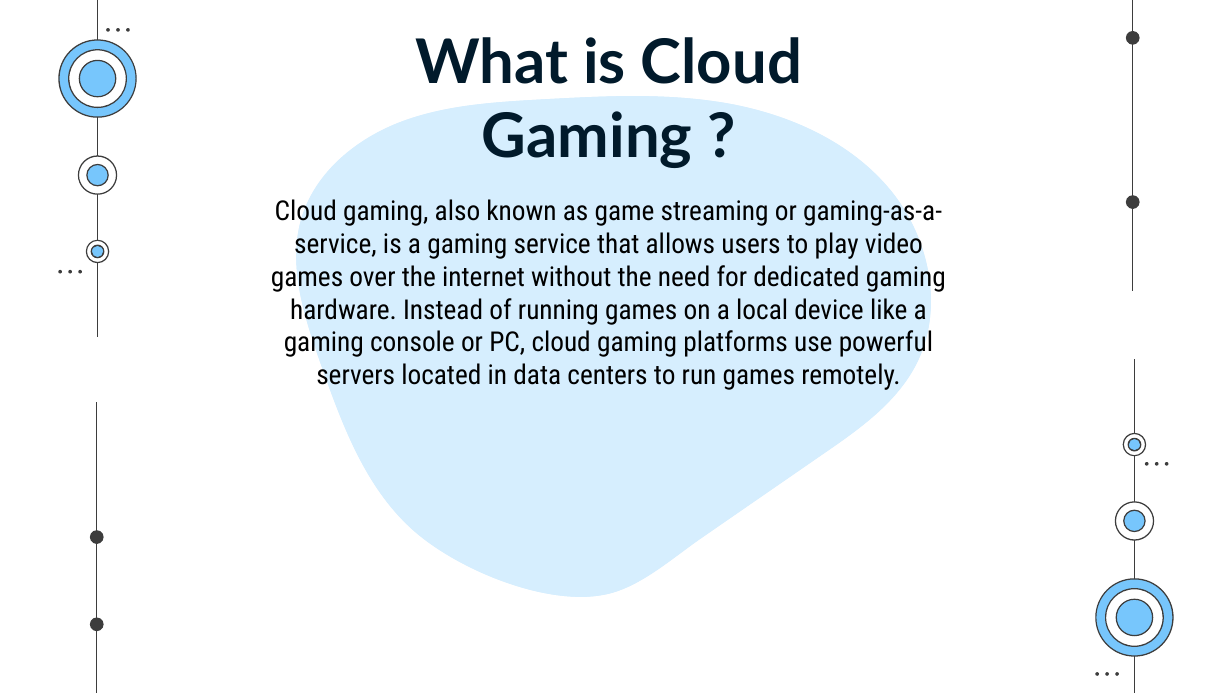
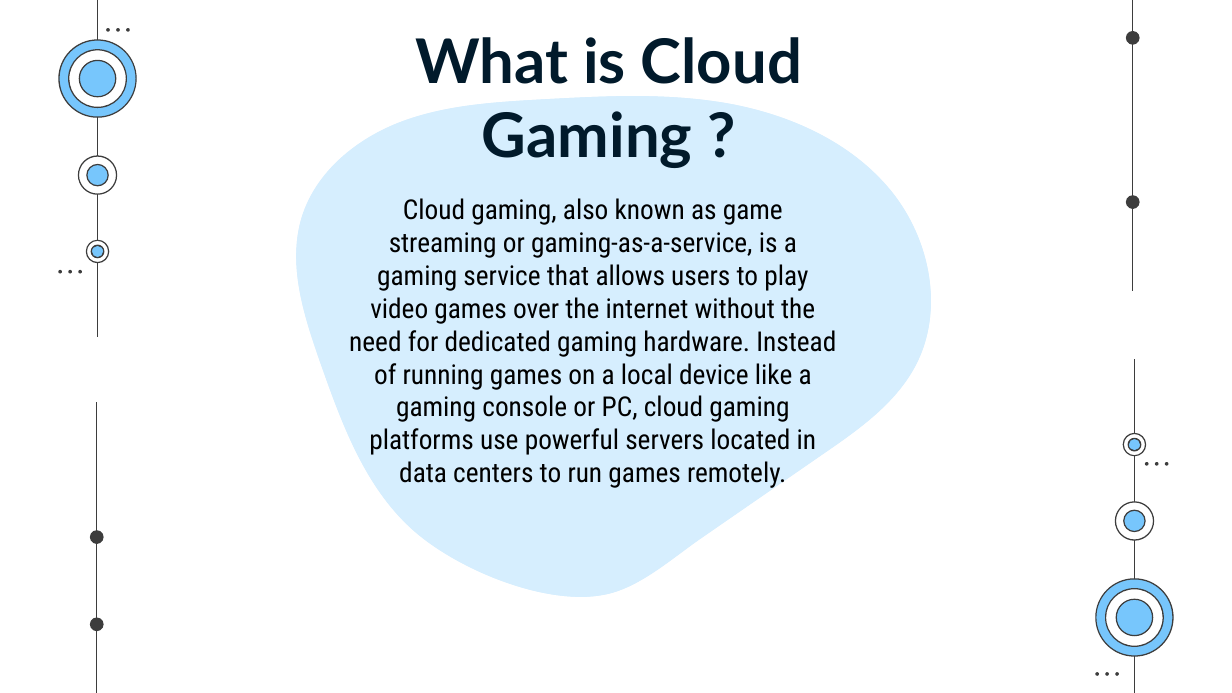
Before and after one commit to SaurabhYadav388/misc_works, a slide deck: slide 4 of Cloud_PPT/Shosau.pptx. Drawn at 1232x693 pixels with LibreOffice and Linux fonts; fonts in the diff are those of the drawing. Boxes give left, top, right and bottom in pixels: in the first picture for what was removed or moved away, otherwise in the second. Text is boxed around its words. In the diff, an @@ line names an element or a change of style, - is before the commit and + after.

```diff
--- a/Cloud_PPT/Shosau.pptx
+++ b/Cloud_PPT/Shosau.pptx
@@ text "Cloud gaming, also known as ..." rewrapped from [271, 195, 946, 391] to [349, 198, 836, 489] @@
```
Also in this commit, not shown: 11 other slides changed, 8 slides added, 7 slides removed.
